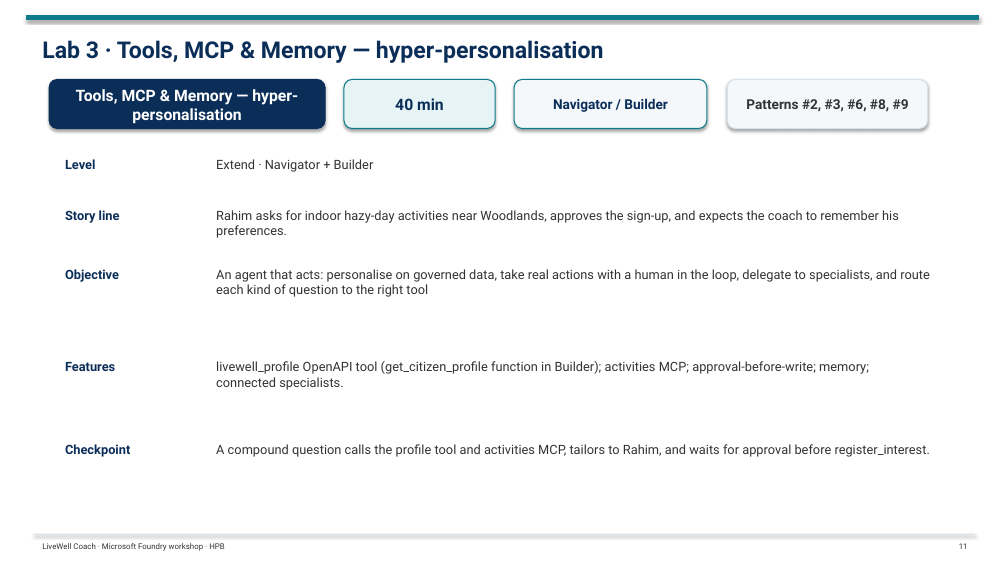
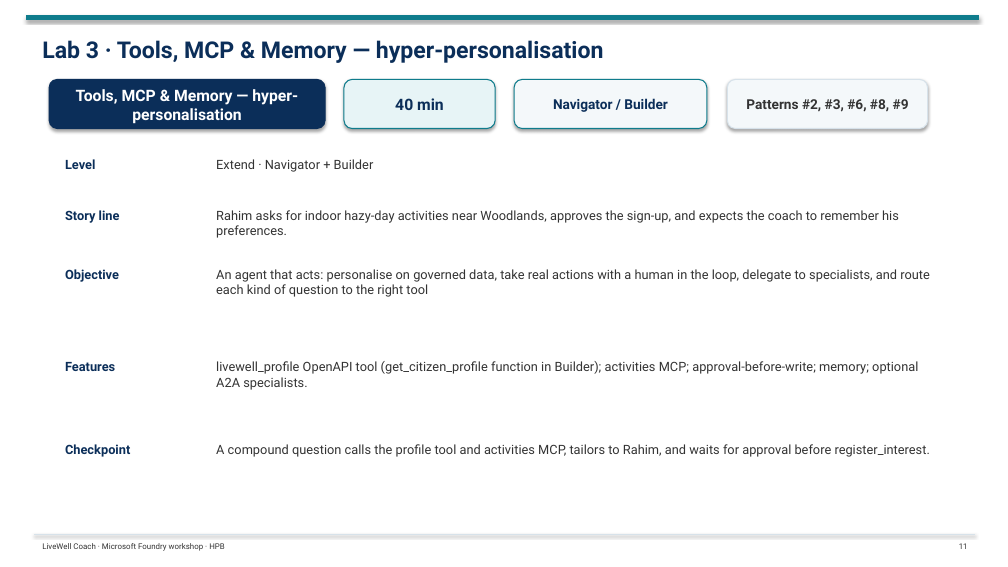
Before and after one commit to tonirex/hpb-foundry-workshop, a slide deck: slide 11 of deck/LiveWell-Foundry-Workshop-Day1.pptx. Drawn at 1008x567 pixels with LibreOffice and Linux fonts; fonts in the diff are those of the drawing. Boxes give left, top, right and bottom in pixels: in the first picture for what was removed or moved away, otherwise in the second. Text is boxed around its words. In the diff, an @@ line names an element or a change of style, - is before the commit and + after.

```diff
--- a/deck/LiveWell-Foundry-Workshop-Day1.pptx
+++ b/deck/LiveWell-Foundry-Workshop-Day1.pptx
@@ text at (216,361,918,390): text changed @@
-livewell_profile OpenAPI tool (get_citizen_profile function in Builder); activities MCP; approval-before-write; memory; connected specialists.
+livewell_profile OpenAPI tool (get_citizen_profile function in Builder); activities MCP; approval-before-write; memory; optional A2A specialists.
```
Also in this commit, not shown: 3 other slides changed, 43 other files.
